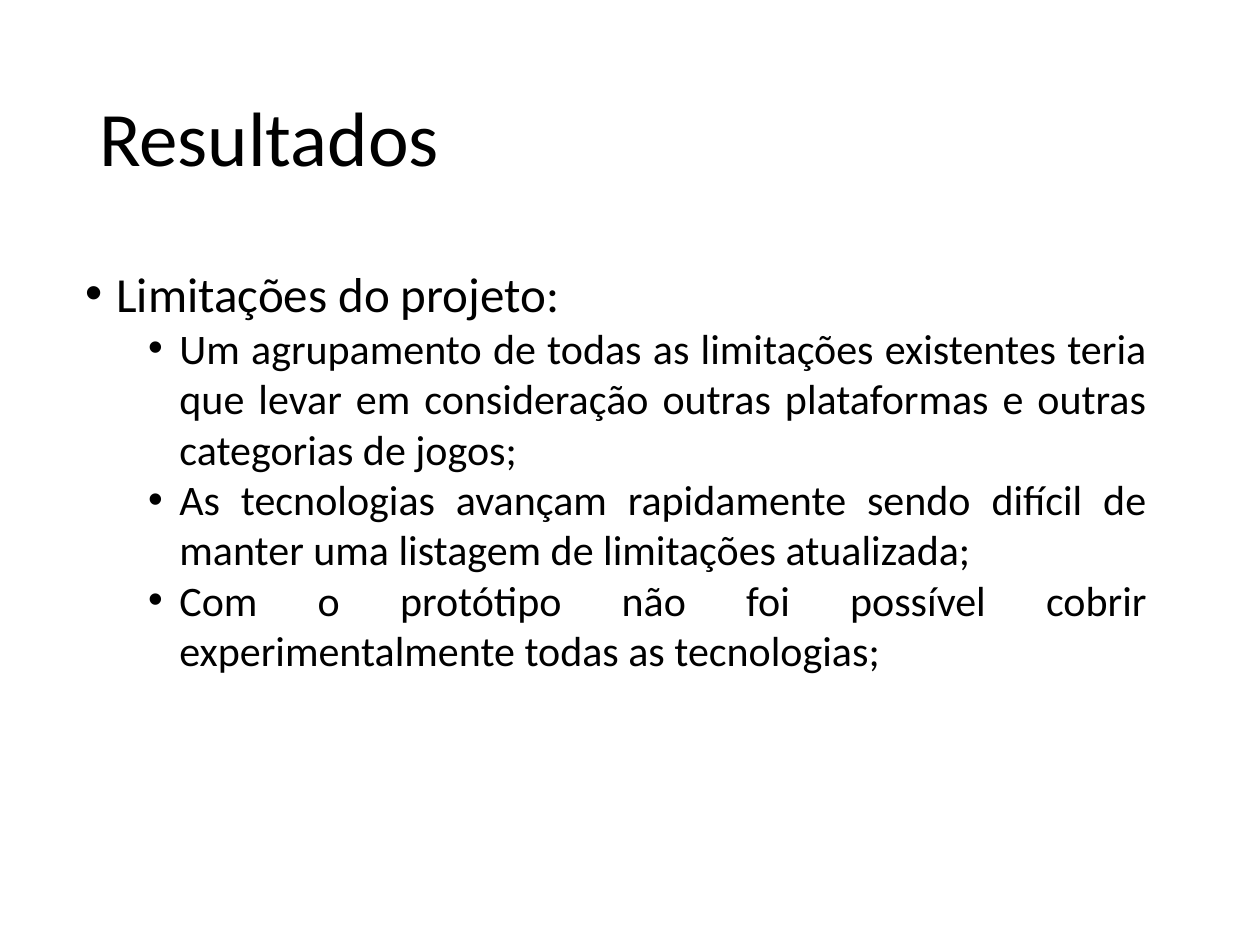
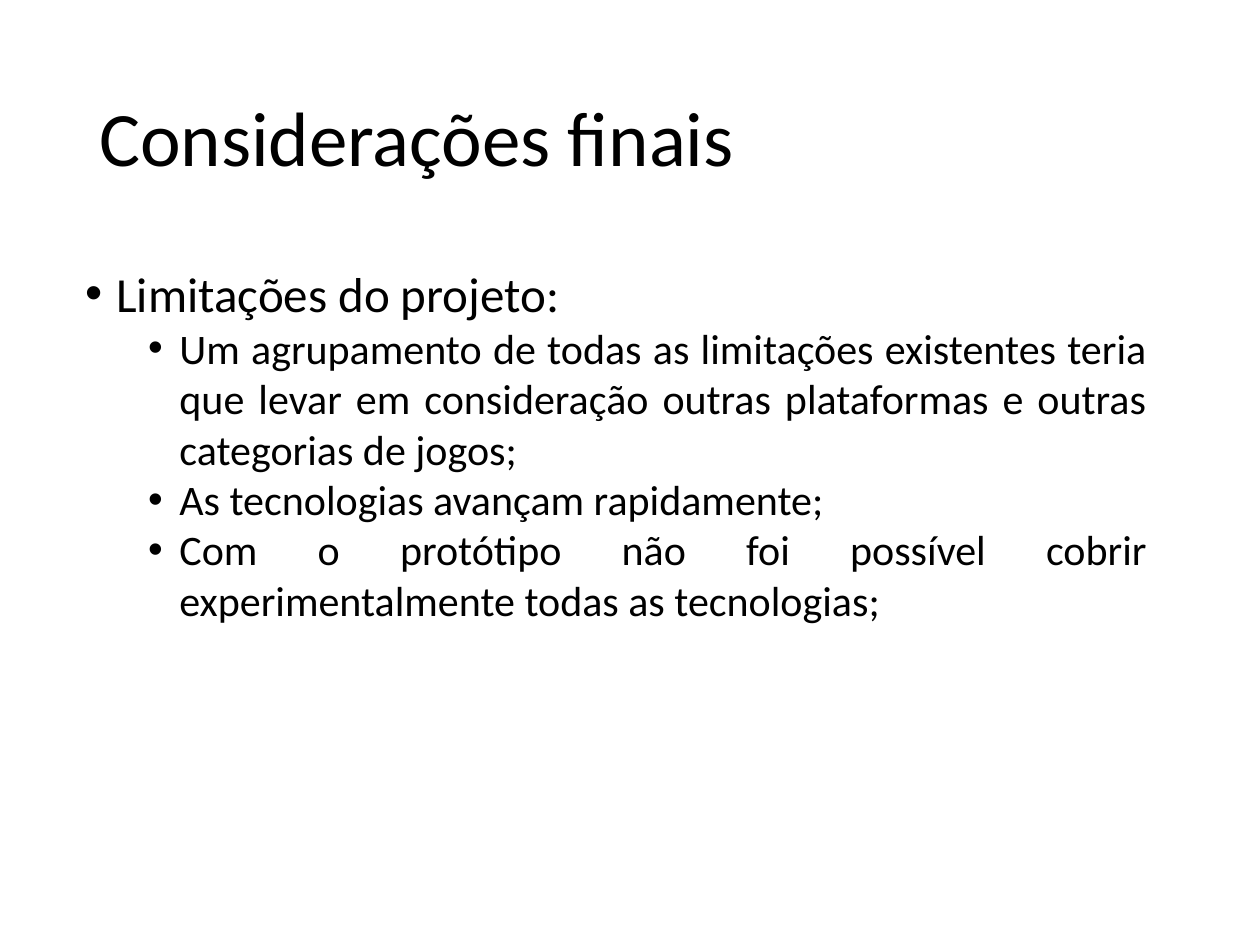
Before and after one commit to jeanCarloMachado/htmlLimitations, a slide deck: slide 24 of LimitacoesHTMLJogosMultiplataforma.odp (slide 28 before the commit). Drawn at 1260x945 pixels with LibreOffice and Linux fonts; fonts in the diff are those of the drawing; background and template pictures are left out. Boxes give left, top, right and bottom in pixels: in the first picture for what was removed or moved away, otherwise in the second. Text is boxed around its words. In the diff, an @@ line names an element or a change of style, - is before the commit and + after.

```diff
--- a/LimitacoesHTMLJogosMultiplataforma.odp
+++ b/LimitacoesHTMLJogosMultiplataforma.odp
@@ text at <box>99,112,734,179</box>: text changed @@
-Resultados
+Considerações finais
@@ text at <box>179,485,824,523</box>: text changed @@
-  • As tecnologias avançam rapidamente sendo difícil de manter uma listagem de limitações atualizada;
+  • As tecnologias avançam rapidamente;
```
Also in this commit, not shown: 10 other slides changed, 3 slides removed, 1 other file.
